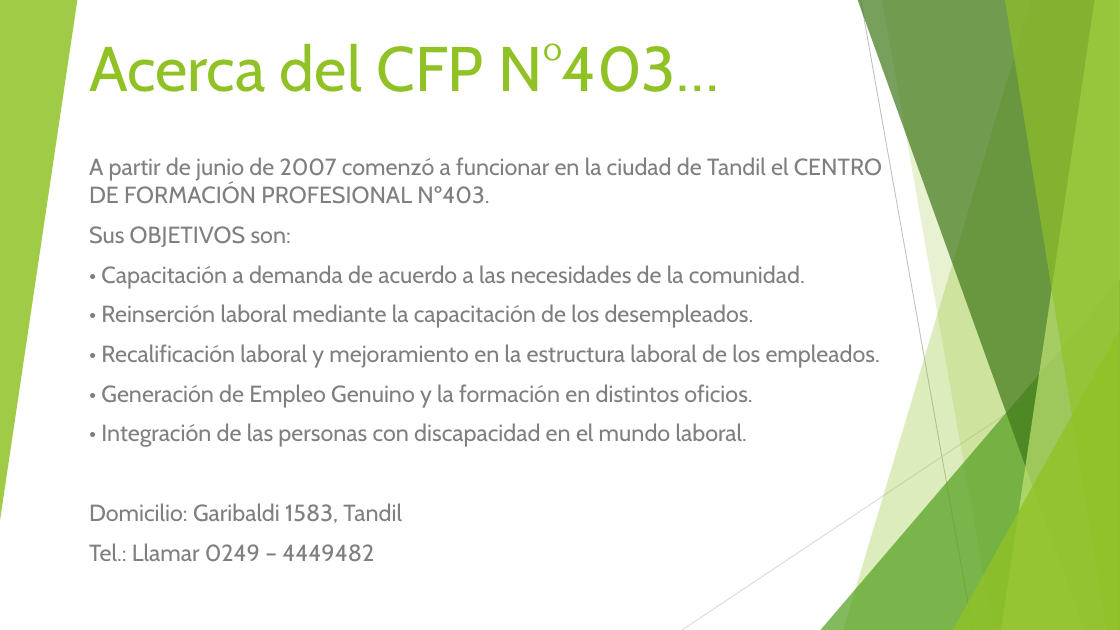
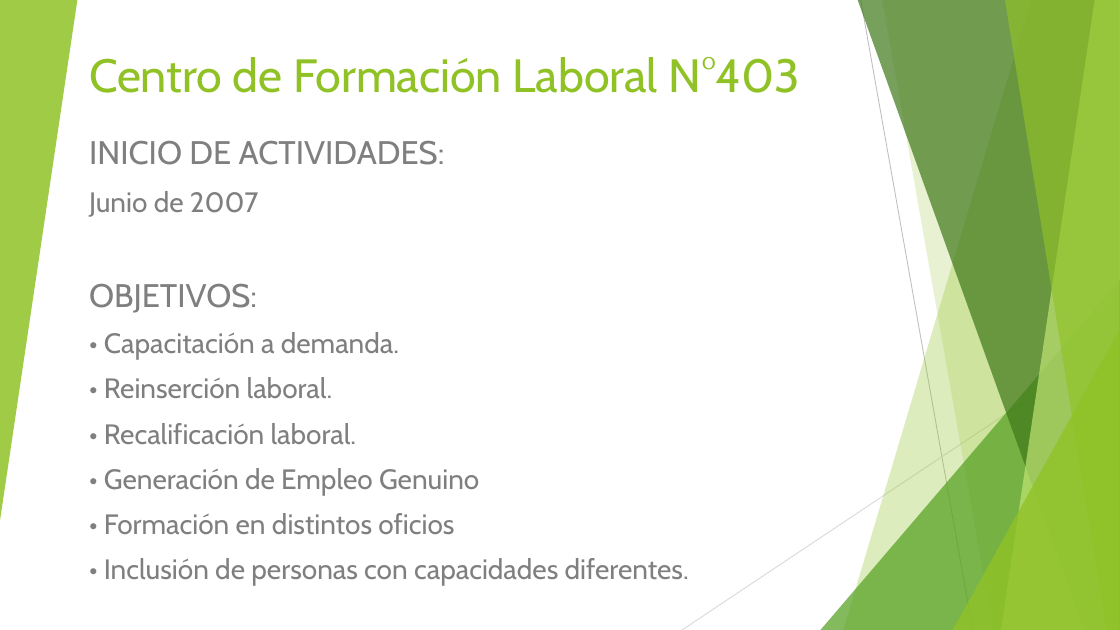
Before and after one commit to mariela21180/institucional-cfp, a slide deck: slide 2 of - Presentacion/Filminas.pps. Drawn at 1120x630 pixels with LibreOffice and Linux fonts; fonts in the diff are those of the drawing. Boxes give left, top, right and bottom in pixels: in the first picture for what was removed or moved away, otherwise in the second. Text is boxed around its words. In the diff, an @@ line names an element or a change of style, - is before the commit and + after.

```diff
--- a/- Presentacion/Filminas.pps
+++ b/- Presentacion/Filminas.pps
@@ title at bbox=[89, 57, 800, 93]: text changed; size 54 to 40 pt @@
-Acerca del CFP N°403…
+Centro de Formación Laboral N°403
@@ subtitle at bbox=[89, 141, 689, 586]: text changed; size 20 to 24 pt @@
-A partir de junio de 2007 comenzó a funcionar en la ciudad de Tandil el CENTRO DE FORMACIÓN PROFESIONAL Nº403.
-Sus OBJETIVOS son:
-• Capacitación a demanda de acuerdo a las necesidades de la comunidad.
-• Reinserción laboral mediante la capacitación de los desempleados.
-• Recalificación laboral y mejoramiento en la estructura laboral de los empleados.
-• Generación de Empleo Genuino y la formación en distintos oficios.
-• Integración de las personas con discapacidad en el mundo laboral.
-Domicilio: Garibaldi 1583, Tandil
-Tel.: Llamar 0249 – 4449482
+INICIO DE ACTIVIDADES:
+Junio de 2007
+OBJETIVOS:
+• Capacitación a demanda.
+• Reinserción laboral.
+• Recalificación laboral.
+• Generación de Empleo Genuino
+• Formación en distintos oficios
+• Inclusión de personas con capacidades diferentes.
```
Also in this commit, not shown: 6 other slides changed, 1 slide added, 1 slide removed, 1 other file.
